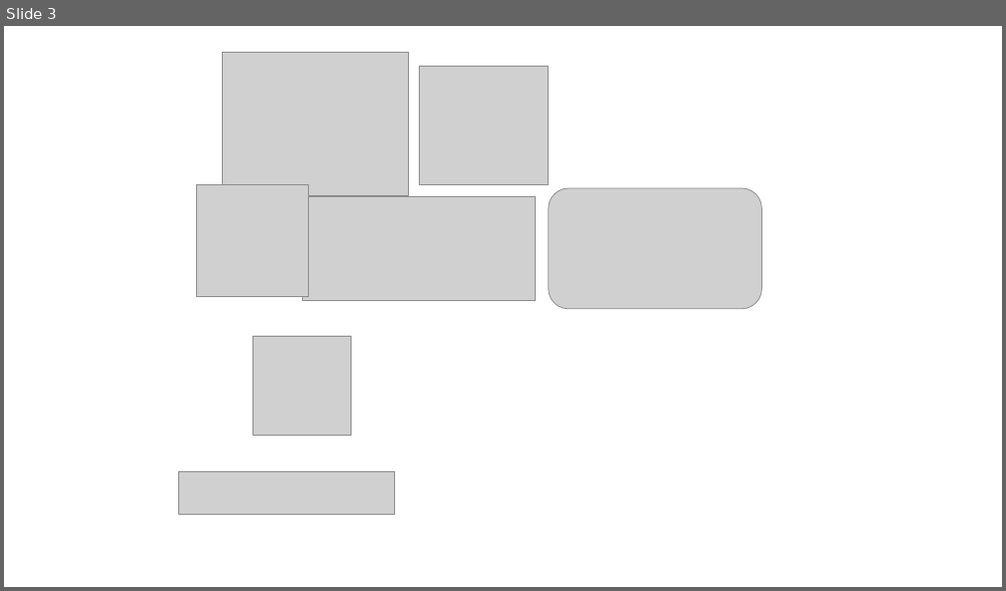
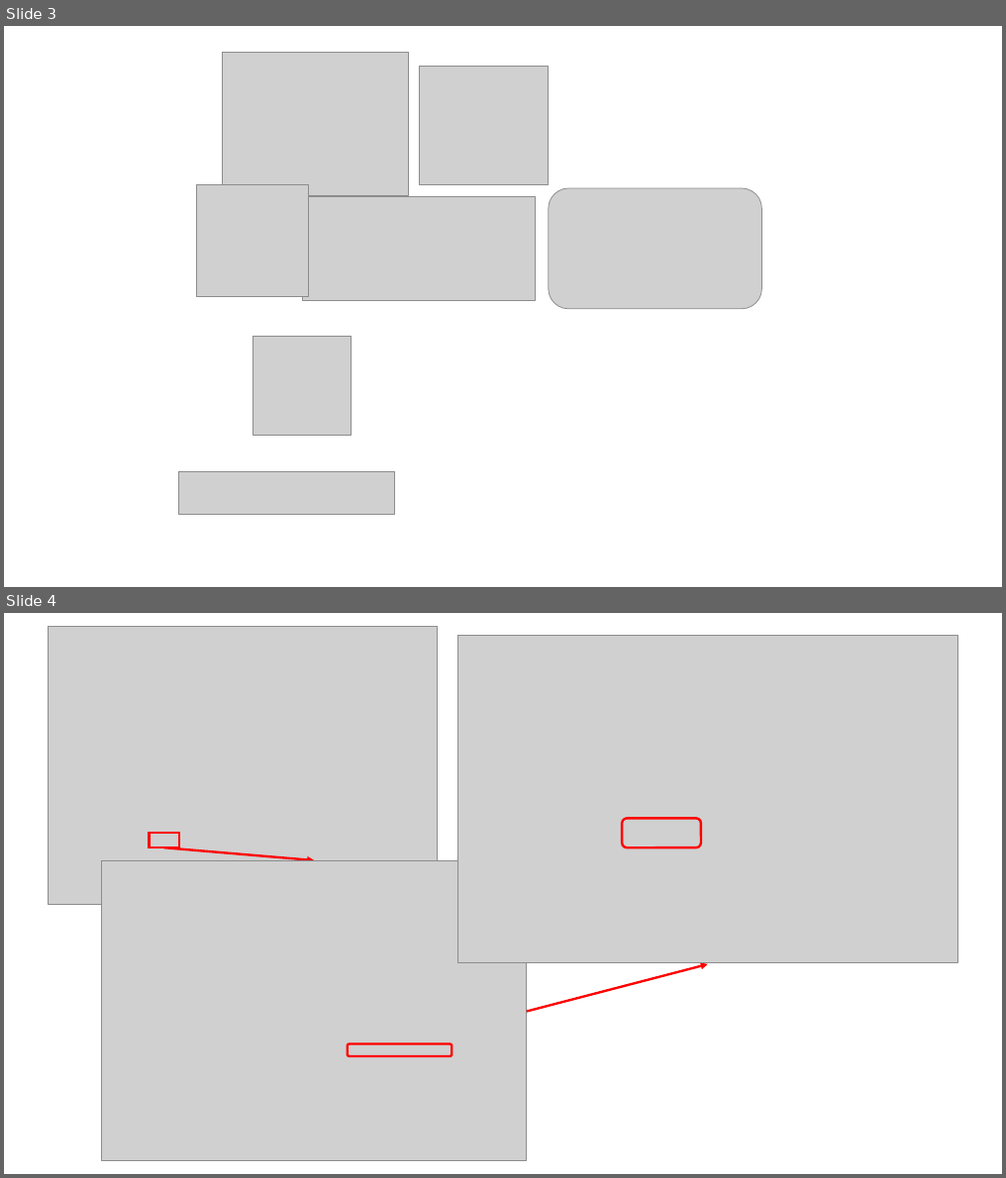
Before and after one commit to seungmin-park/School_datas, a slide deck: 2021-2/3. SW프로젝트/week2/201844050_박승민.pptx. Shown one above the other, each under a label of ours: slide 3 before the commit, slides 3 and 4 after it. The pictures are 1006x591 and 1006x1178 pixels, drawn with LibreOffice and Linux fonts; fonts in the diff are those of the drawing; grey boxes stand for pictures; background and template pictures are left out. Boxes give left, top, right and bottom in pixels: in the first picture for what was removed or moved away, otherwise in the second. Text is boxed around its words. In the diff, an @@ line names an element or a change of style, - is before the commit and + after.

```diff
--- a/2021-2/3. SW프로젝트/week2/201844050_박승민.pptx
+++ b/2021-2/3. SW프로젝트/week2/201844050_박승민.pptx
@@ slide 4 added at <box>4,613,1002,1174</box>, background picture (left out) @@
@@ picture added at <box>49,627,438,904</box> @@
@@ picture added at <box>457,636,957,963</box> @@
@@ rounded rectangle added at <box>623,818,702,848</box>, outline #FF0000 2.25 pt @@
@@ rectangle added at <box>150,833,179,848</box>, outline #FF0000 2.25 pt @@
@@ arrow added from (164, 848) to (314, 861), #FF0000 2.25 pt @@
@@ picture added at <box>102,861,528,1161</box> @@
@@ arrow added from (527, 1012) to (708, 964), #FF0000 2.25 pt @@
@@ rounded rectangle added at <box>348,1045,452,1057</box>, outline #FF0000 2.25 pt @@
```
Also in this commit, not shown: 3 other slides added, 7 slides removed, 1 other file.
